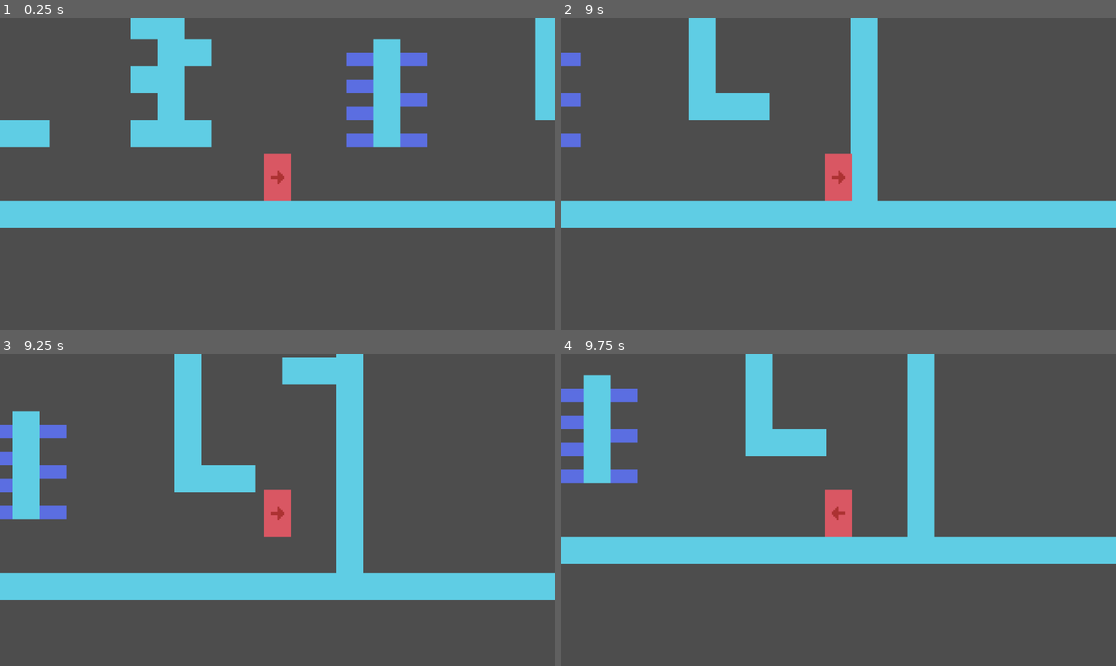
Above: before the commit, frames 1-4 (two rows, left to right).
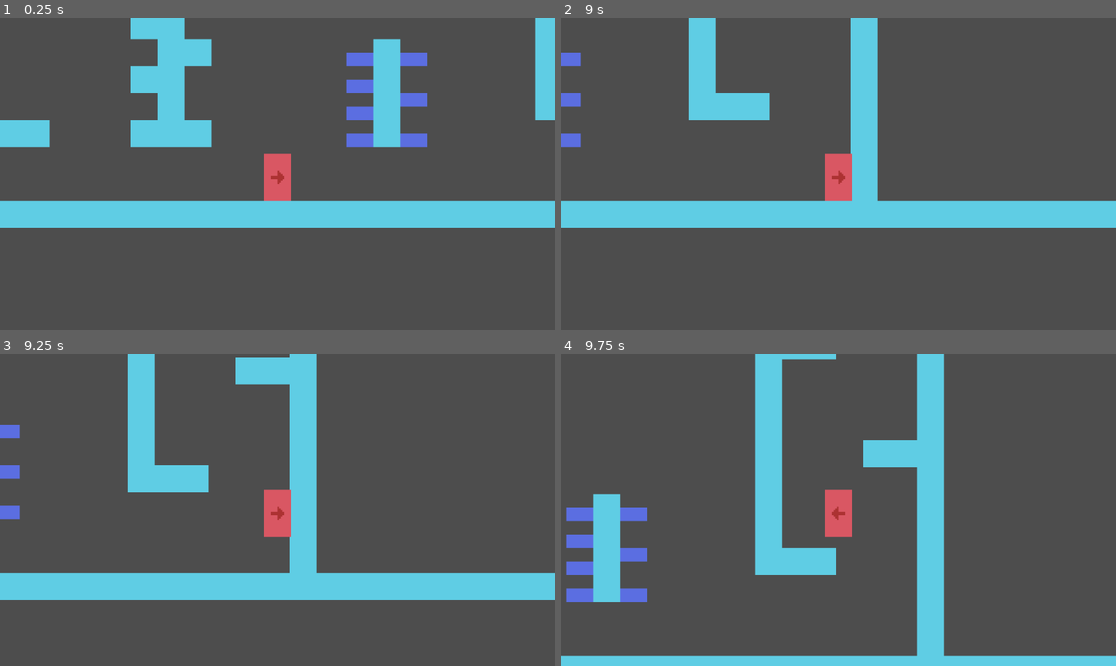
Above: after the commit, the same moments.

Repository: Alfrenzo/TestPlayerController
Game: Godot game, scene res://Scene.tscn
Two runs of this game, one before a commit and one after it. Both use one fixed random seed, a clock stepped at 60 frames per second and the inputs below.
Inputs:
- Up to frame 1 (0.25 s): no input
- Up to frame 2 (9 s): tap Enter at 0.5 s; hold Space (jump) 0.53-1.28 s; hold D (move_right) 0.53-2.03 s; tap L (climb) every 1.5 s from 1.35 to 8.85 s; tap Space (jump) at 1.52, 1.55, 1.82, 3.02, 3.05, 3.32, 4.52, 4.55, 4.82, 6.02, 6.05, 6.32, 7.52, 7.55, 7.82 s; hold A (move_left) 2.03-2.78 s; hold Space (jump) 2.03-2.78 s; hold D (move_right) 2.78-4.28 s; hold Space (jump) 3.53-4.28 s; hold A (move_left) 4.28-5.03 s; hold D (move_right) 5.03-5.78 s; hold Space (jump) 5.03-5.78 s; hold A (move_left) 5.78-7.28 s; hold Space (jump) 6.53-7.28 s; hold D (move_right) from 7.28 s (still down); hold Space (jump) 8.03-8.78 s
- Up to frame 3 (9.25 s): keep holding D (move_right); tap Space (jump) at 9.02, 9.05 s
- Up to frame 4 (9.75 s): tap Space (jump) at 9.32 s; release D (move_right) at 9.53 s; hold A (move_left) from 9.53 s (still down); hold Space (jump) from 9.53 s (still down)

Frames 1-2 are identical in both runs. In frame 3, 15% of the frame differs, in the area x 0-66%, y 0-71%; in frame 4, 24%, in the area x 0-100%, y 0-100%.

Commit message:
Cleanup and refactoring so ground jump takes priority

Diff:
--- a/Player.gd
+++ b/Player.gd
@@ -135,10 +135,17 @@
 			jump()
 			return
 
-# Jumps if on ground, or starts buffer
+# Jumps if on ground or has coyote time
+# Wall jumps if on wall or has coyote time
+# Starts jump buffer if neither apply
+
 # Buffer will jump automatically if player touches ground soon after
 func handle_jump(delta):
 	if Input.is_action_just_pressed("jump"):
+		if isOnFloor or coyoteTimer.time_left > 0.0:
+			jump()
+			return
+
 		if abilities.has(Ability.WALL_JUMP) and wallJumpTimer.time_left == 0.0:
 			if wallJumpsPushAway:
 				if isOnWall:
@@ -162,11 +169,8 @@
 				wall_jump()
 				return
 
-		if isOnFloor or coyoteTimer.time_left > 0.0:
-			jump()
-		else:
-			jumpBuffered = true
-			get_tree().create_timer(jumpBufferTime).timeout.connect(reset_jump_buffer)
+		jumpBuffered = true
+		get_tree().create_timer(jumpBufferTime).timeout.connect(reset_jump_buffer)
 
 func active_wall_jump_decline():
 	state = State.WALL_JUMP_DECLINE
@@ -210,6 +214,7 @@
 func handle_movement(delta):
 	var hor_dir = Input.get_axis("move_left", "move_right")
 
+	# Stop movement going back towards wall
 	if state == State.WALL_JUMPING and hor_dir != wallJumpDir:
 		return
 
@@ -217,6 +222,7 @@
 		if state != State.WALL_JUMP_DECLINE:
 			velocity.x = hor_dir * speed * delta
 		else:
+			# Limit movement while State.WALL_JUMP_DECLINE
 			velocity.x = velocity.lerp(Vector2(hor_dir * speed * delta, velocity.y), 0.1).x
 
 		facingDir = hor_dir
--- a/Player.tscn
+++ b/Player.tscn
@@ -7,7 +7,7 @@
 size = Vector2(14, 27)
 
 [sub_resource type="RectangleShape2D" id="RectangleShape2D_2ym71"]
-size = Vector2(14, 5)
+size = Vector2(14, 3)
 
 [sub_resource type="RectangleShape2D" id="RectangleShape2D_ik6fm"]
 size = Vector2(12, 24)
@@ -30,11 +30,10 @@
 shape = SubResource("RectangleShape2D_wy7b0")
 
 [node name="GroundDetector" type="Area2D" parent="."]
-visible = false
 collision_mask = 2
 
 [node name="CollisionShape2D" type="CollisionShape2D" parent="GroundDetector"]
-position = Vector2(0, 16.5)
+position = Vector2(0, 17.5)
 shape = SubResource("RectangleShape2D_2ym71")
 
 [node name="Hitbox" type="Area2D" parent="."]
